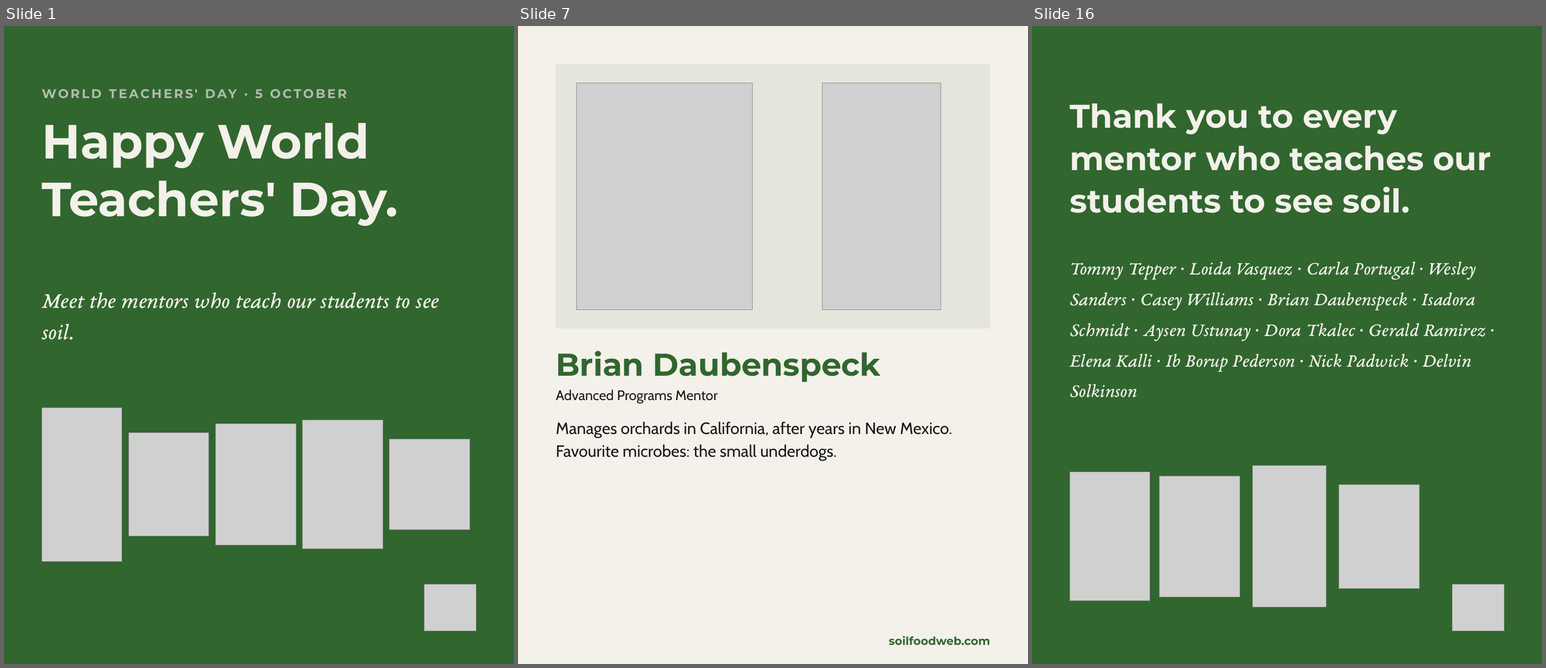
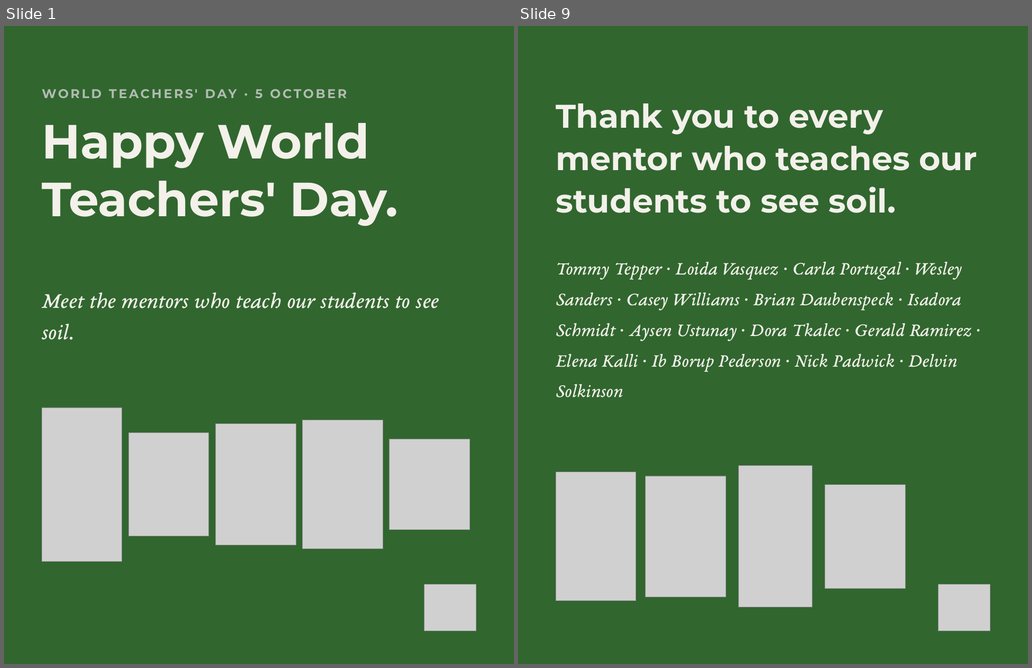
Before and after one commit to linneamoritznyc/SFW-SocialMedia, a slide deck: templates/posts/october/05-10-2026-mon-ig-teachers-day-v2.pptx. Shown side by side, each under a label of ours: slides 1, 7 and 16 before the commit, slides 1 and 9 after it; the slides between them are not shown. The pictures are 1546x668 and 1032x668 pixels, drawn with LibreOffice and Linux fonts; fonts in the diff are those of the drawing; grey boxes stand for pictures. Boxes give left, top, right and bottom in pixels: in the first picture for what was removed or moved away, otherwise in the second. Text is boxed around its words. In the diff, an @@ line names an element or a change of style, - is before the commit and + after.

```diff
--- a/templates/posts/october/05-10-2026-mon-ig-teachers-day-v2.pptx
+++ b/templates/posts/october/05-10-2026-mon-ig-teachers-day-v2.pptx
@@ slide 7 removed at (x1=518, y1=26, x2=1028, y2=664), background #F3F1EA @@
@@ rectangle removed at (x1=556, y1=64, x2=990, y2=328) @@
@@ picture removed at (x1=576, y1=83, x2=753, y2=310) @@
@@ picture removed at (x1=822, y1=83, x2=941, y2=310) @@
@@ text removed at (x1=556, y1=351, x2=881, y2=382) @@
-Brian Daubenspeck
@@ text removed at (x1=556, y1=390, x2=718, y2=404) @@
-Advanced Programs Mentor
@@ text removed at (x1=556, y1=422, x2=953, y2=461) @@
-Manages orchards in California, after years in New Mexico. Favourite microbes: the small underdogs.
@@ text removed at (x1=889, y1=636, x2=990, y2=645) @@
-soilfoodweb.com
@@ what was slide 16 is now slide 9 @@
```
Also in this commit, not shown: 7 slides changed, 6 other slides removed, 18 other files.
